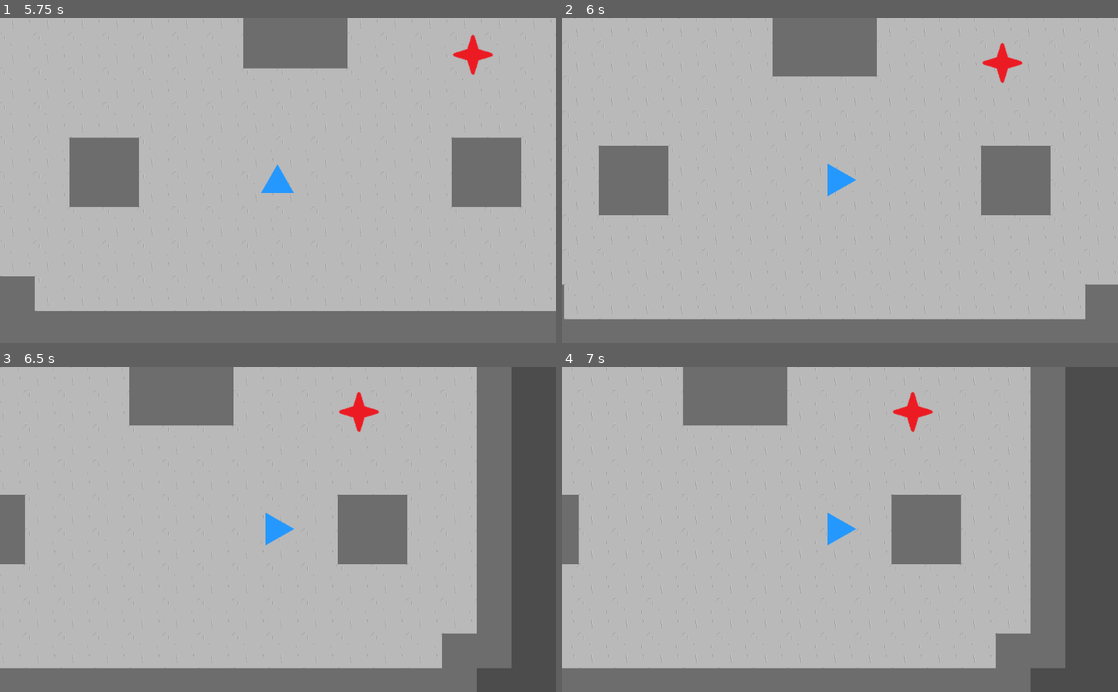
Above: before the commit, frames 1-4 (two rows, left to right).
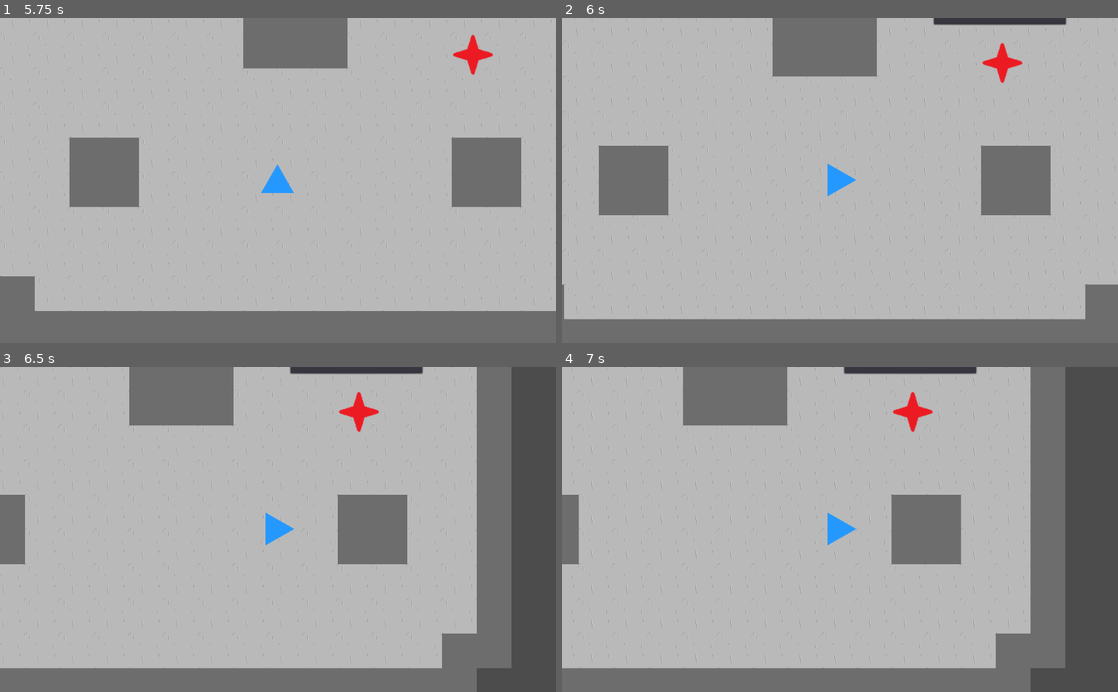
Above: after the commit, the same moments.

Repository: steagray/FA22-Senior-Design
Game: Godot game, scene res://Scenes/Enemy Test Scene.tscn
The game is run twice, just before and just after one commit, with the same random seed, the same clock (stepped at 60 frames per second) and the same inputs.
Inputs:
- Up to frame 1 (5.75 s): tap Enter at 0.5 s; hold Z (spell_one) 0.53-1.28 s; hold Up (ui_up) 0.53-2.03 s; tap X (spell_two) at 1.35, 2.85, 4.35 s; hold Z (spell_one) 2.03-2.78 s; hold Left (ui_left) 2.03-3.53 s; tap Space at 3.5 s; hold Down (ui_down) 3.53-4.28 s; hold Z (spell_one) 3.53-4.28 s; hold Right (ui_right) 4.28-5.03 s; hold Up (ui_up) from 5.03 s (still down); hold Z (spell_one) from 5.03 s (still down)
- Up to frame 2 (6 s): release Up (ui_up) at 5.78 s; release Z (spell_one) at 5.78 s; hold Right (ui_right) from 5.78 s (still down); tap X (spell_two) at 5.85 s
- Up to frame 3 (6.5 s): keep holding Right (ui_right)
- Up to frame 4 (7 s): keep holding Right (ui_right); hold Z (spell_one) from 6.53 s (still down)

Frame 1 is identical in both runs. In frame 2, 0.6% of the frame differs, in the area x 66-91%, y 0-3%; in frame 3, 0.6%; in frame 4, 0.6%.

Commit message:
takedmg update

Diff:
--- a/Scenes/Enemy Test Scene.tscn
+++ b/Scenes/Enemy Test Scene.tscn
@@ -47,4 +47,11 @@
 [node name="M_T_1_Hitbox" type="CollisionPolygon2D" parent="Melee Tank 1/Area2D"]
 polygon = PoolVector2Array( 298.01, -392, 309.122, -398, 324.275, -403, 329.326, -418, 335.387, -430, 341.448, -418, 345.489, -403, 361.652, -398, 372.765, -392, 361.652, -386, 346.499, -382, 342.458, -369, 335.387, -355, 328.316, -369, 324.275, -382, 310.132, -387 )
 
+[node name="Button" type="Button" parent="."]
+margin_left = 1065.0
+margin_top = 439.0
+margin_right = 1308.0
+margin_bottom = 480.0
+
 [connection signal="body_entered" from="Melee Tank 1/Area2D" to="Player" method="_on_Area2D_body_entered"]
+[connection signal="pressed" from="Button" to="Melee Tank 1" method="_on_Button_pressed"]
--- a/Scripts/spellone.gd
+++ b/Scripts/spellone.gd
@@ -4,7 +4,6 @@
 # Declare member variables here. Examples:
 # var a = 2
 # var b = "text"
-
 
 # Called when the node enters the scene tree for the first time.
 func _ready():
--- a/Scripts/tanky_melee_enemy.gd
+++ b/Scripts/tanky_melee_enemy.gd
@@ -17,7 +17,12 @@
 # Function call for taking damage. Removes sprite from scene when killed
 func takedmg():
 	enemy_health -= 1
-	if stats.health == 0:
+	print(spellone.ELEMENT)
+	if enemy_health <= 0:
 		can_move = false
 		queue_free()
 		print("Tango Down")
+
+
+func _on_Button_pressed():
+	takedmg();
--- a/project.godot
+++ b/project.godot
@@ -9,12 +9,18 @@
 config_version=4
 
 _global_script_classes=[ {
+"base": "EditorVCSInterface",
+"class": "GitAPI",
+"language": "NativeScript",
+"path": "res://addons/godot-git-plugin/git_api.gdns"
+}, {
 "base": "Node",
 "class": "spell",
 "language": "GDScript",
 "path": "res://Scripts/spell.gd"
 } ]
 _global_script_class_icons={
+"GitAPI": "",
 "spell": ""
 }
 
